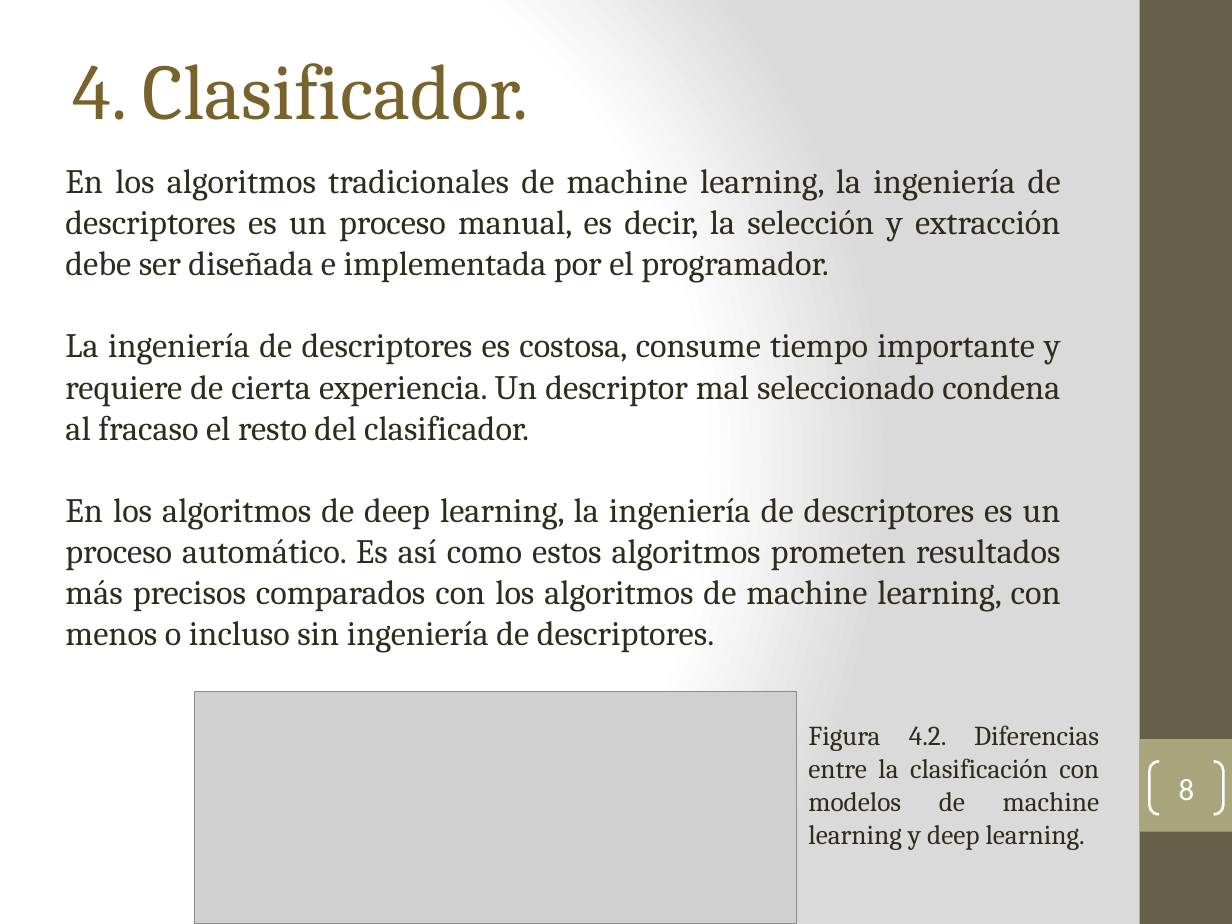
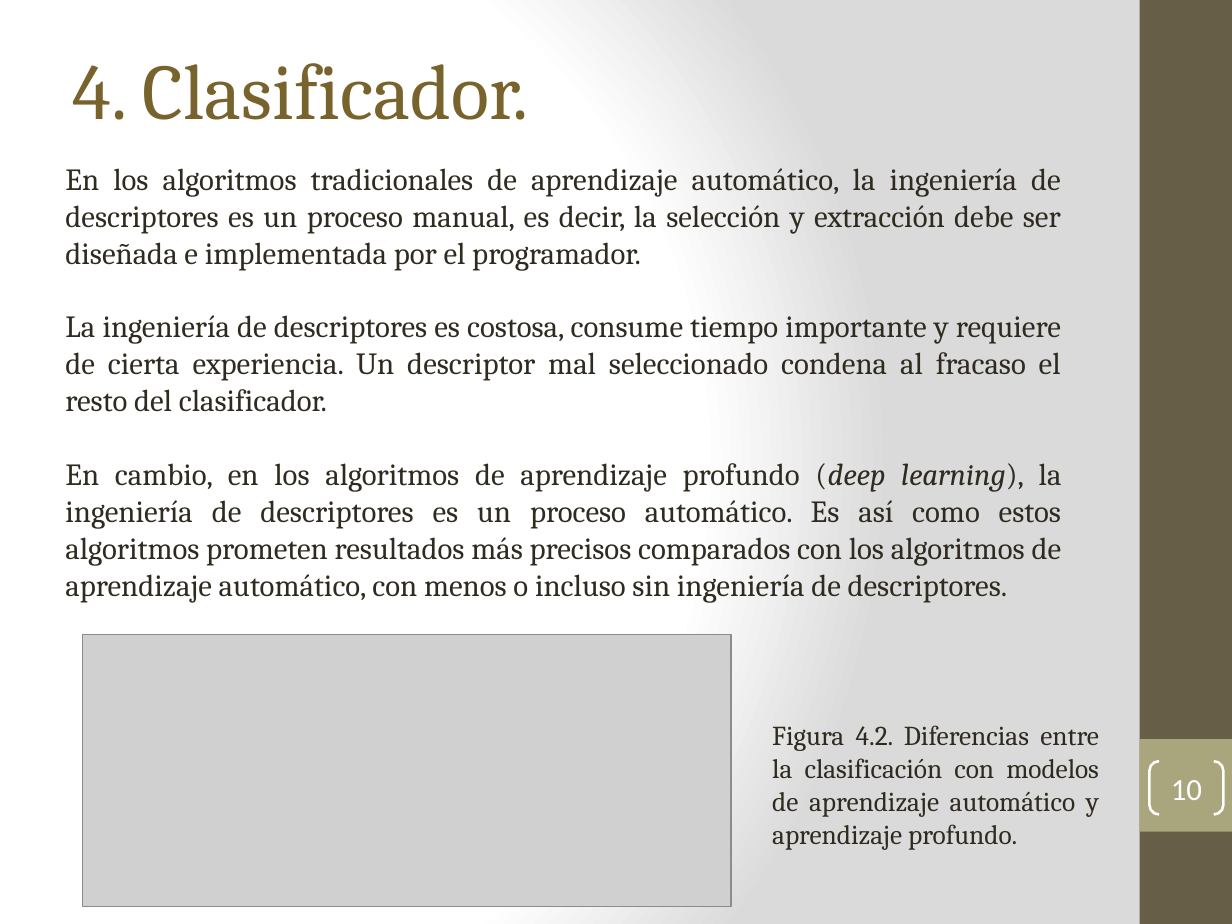
Before and after one commit to earredondo/PlantDiseaseDetection, a slide deck: slide 10 of technicalReport/tt2/presentacionTT2-v1.0.pptx (slide 8 before the commit). Drawn at 1232x924 pixels with LibreOffice and Linux fonts; fonts in the diff are those of the drawing; grey boxes stand for pictures. Boxes give left, top, right and bottom in pixels: in the first picture for what was removed or moved away, otherwise in the second. Text is boxed around its words. In the diff, an @@ line names an element or a change of style, - is before the commit and + after.

```diff
--- a/technicalReport/tt2/presentacionTT2-v1.0.pptx
+++ b/technicalReport/tt2/presentacionTT2-v1.0.pptx
@@ text at (65,168,1061,271): text changed; size 20 to 18 pt @@
-En los algoritmos tradicionales de machine learning, la ingeniería de descriptores es un proceso manual, es decir, la selección y extracción debe ser diseñada e implementada por el programador.
+En los algoritmos tradicionales de aprendizaje automático, la ingeniería de descriptores es un proceso manual, es decir, la selección y extracción debe ser diseñada e implementada por el programador.
@@ text at (65,315,1061,412): size 20 to 18 pt in "La ingeniería de descriptores es costosa, consume ..." @@
@@ text at (65,463,1062,603): text changed; size 20 to 18 pt @@
-En los algoritmos de deep learning, la ingeniería de descriptores es un proceso automático. Es así como estos algoritmos prometen resultados más precisos comparados con los algoritmos de machine learning, con menos o incluso sin ingeniería de descriptores.
+En cambio, en los algoritmos de aprendizaje profundo (deep learning), la ingeniería de descriptores es un proceso automático. Es así como estos algoritmos prometen resultados más precisos comparados con los algoritmos de aprendizaje automático, con menos o incluso sin ingeniería de descriptores.
@@ picture: place and size @@
-picture at (195,691,796,924)
+picture at (83,634,732,906)
@@ text at (772,725,1099,850): text changed @@
-Figura 4.2. Diferencias entre la clasificación con modelos de machine learning y deep learning.
+Figura 4.2. Diferencias entre la clasificación con modelos de aprendizaje automático y aprendizaje profundo.
@@ page number at (1171,780,1202,800): text changed @@
-8
+10
```
Also in this commit, not shown: 15 other slides changed, 5 slides added, 1 slide removed, 1 other file.
